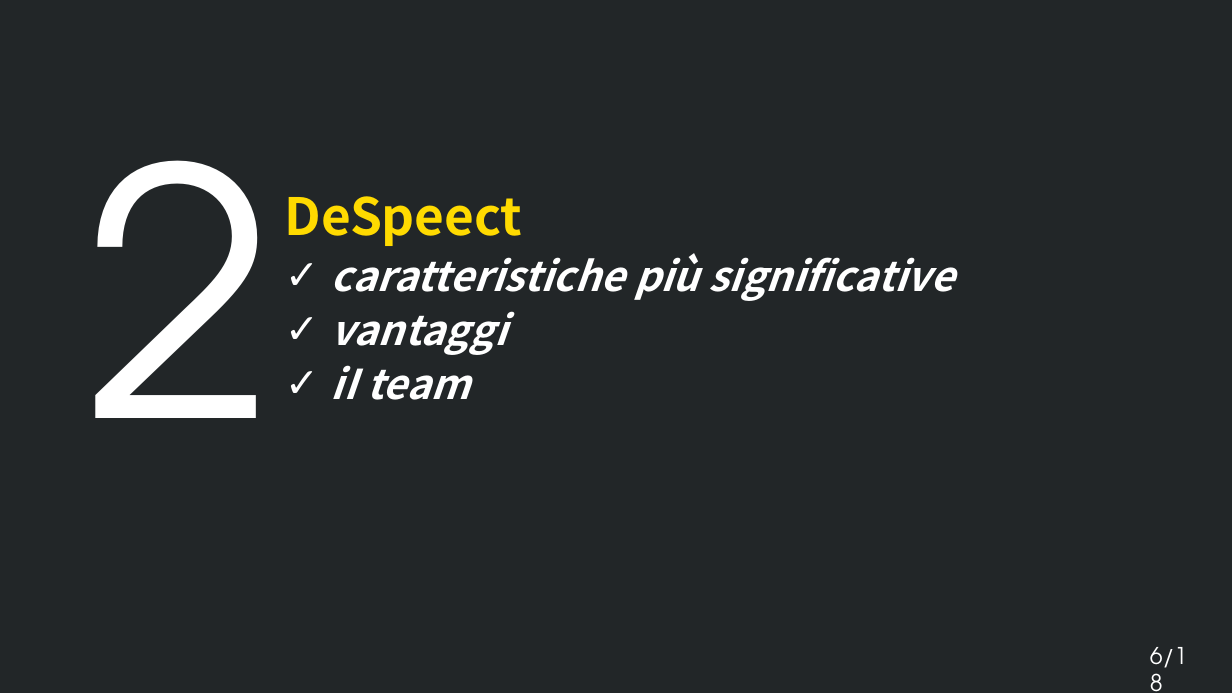
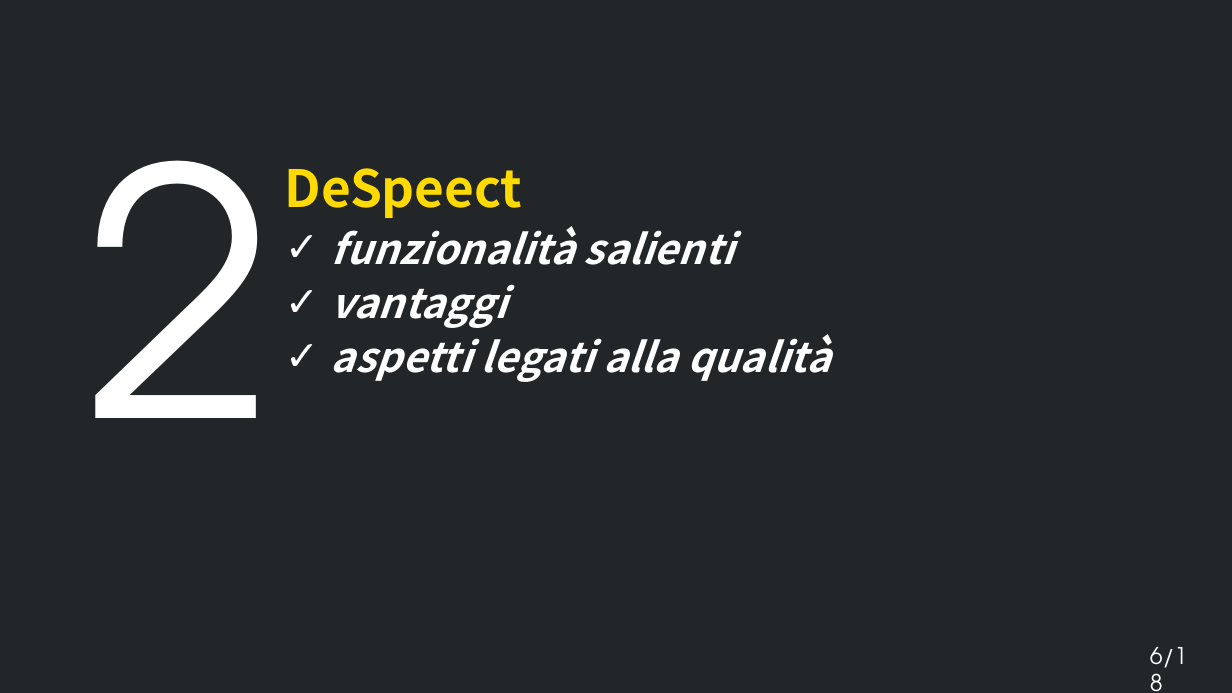
Before and after one commit to Italiaracerx/progettoSWE, a slide deck: slide 6 of Presentazioni/Presentazioni RA/Presentazione RA.pptx. Drawn at 1232x693 pixels with LibreOffice and Linux fonts; fonts in the diff are those of the drawing; background and template pictures are left out; a plain dark background stands for a picture behind light text. Boxes give left, top, right and bottom in pixels: in the first picture for what was removed or moved away, otherwise in the second. Text is boxed around its words. In the diff, an @@ line names an element or a change of style, - is before the commit and + after.

```diff
--- a/Presentazioni/Presentazioni RA/Presentazione RA.pptx
+++ b/Presentazioni/Presentazioni RA/Presentazione RA.pptx
@@ text "DeSpeect": place and size @@
-text "DeSpeect" at (285,196,954,400)
+text "DeSpeect" at (285,168,830,382)
@@ text at (331,226,734,265): text changed @@
-✓ caratteristiche più significative
+✓ funzionalità salienti
@@ text at (331,334,830,382): text changed @@
-✓ iI team
+✓ aspetti legati alla qualità
```
Also in this commit, not shown: 6 other slides changed, 1 slide added, 1 slide removed.
